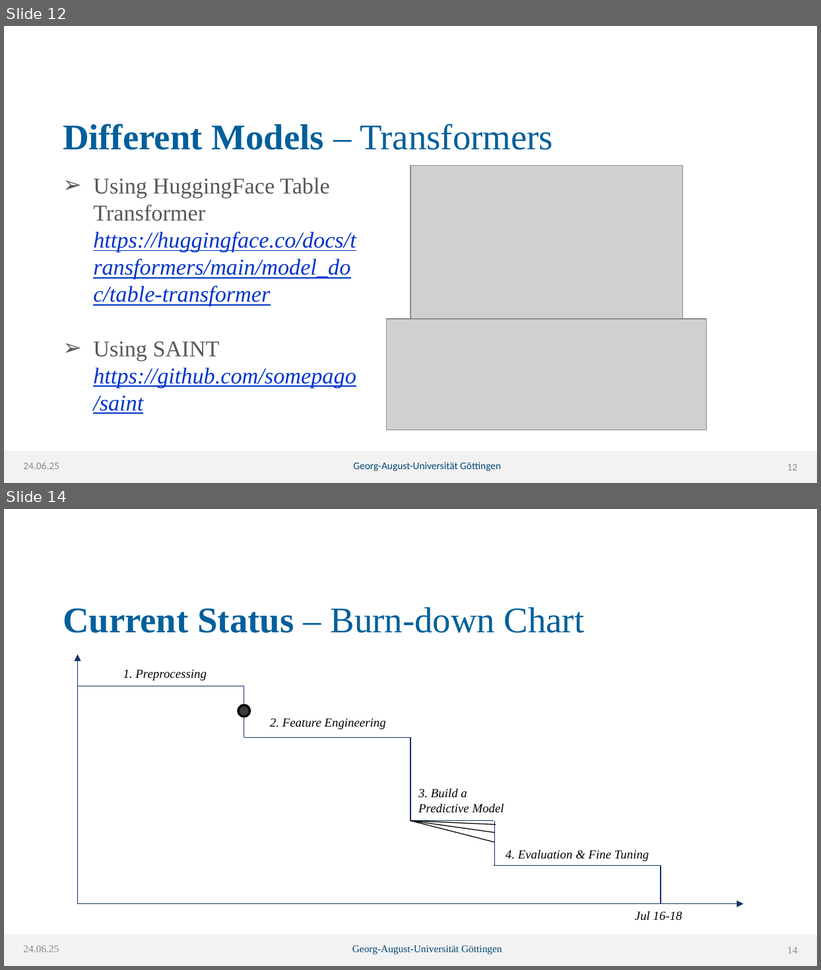
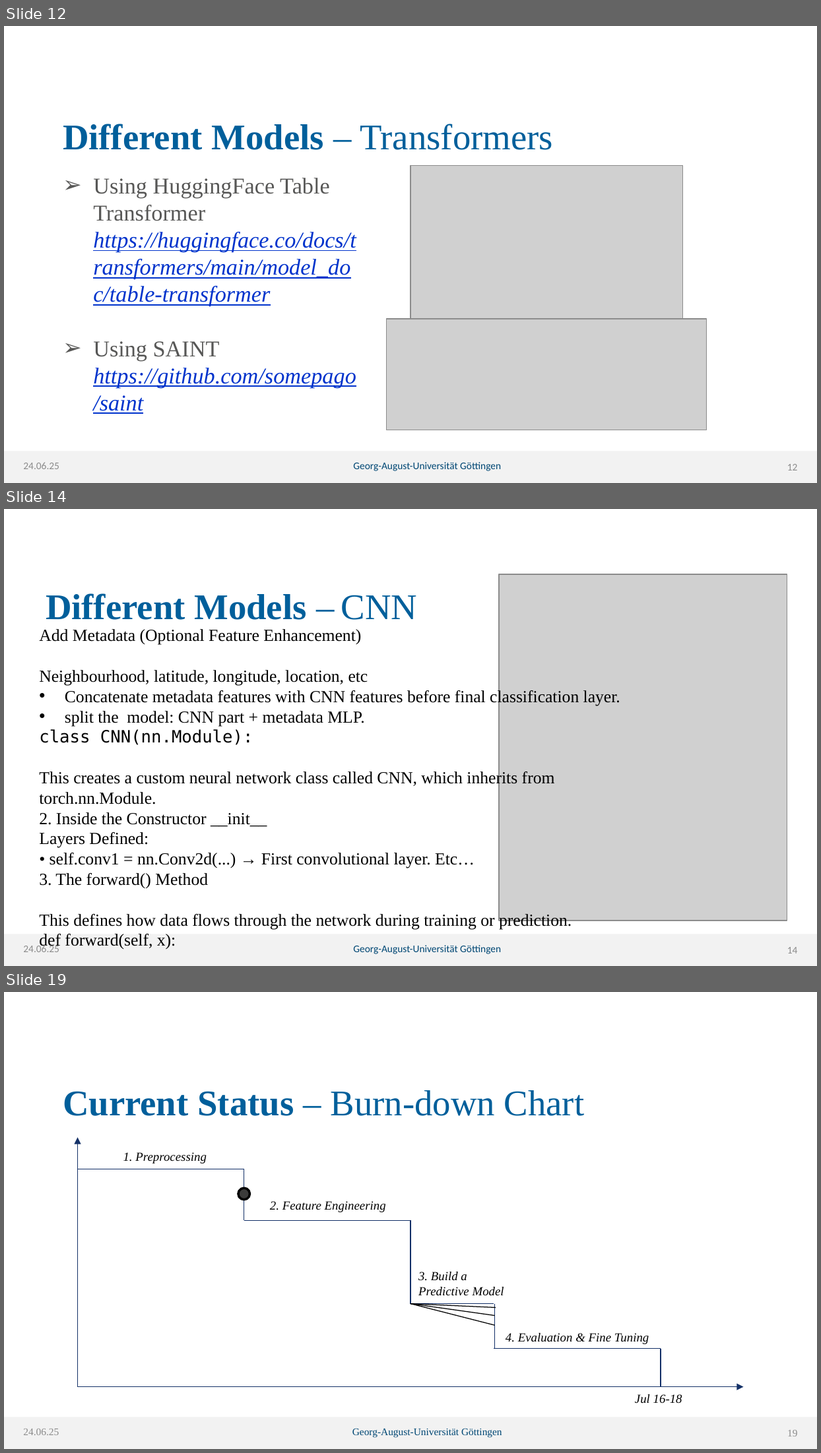
Before and after one commit to lhahner/price-predicition-project, a slide deck: docs/intermediate-pres.pptx. Shown one above the other, each under a label of ours: slides 12 and 14 before the commit, slides 12, 14 and 19 after it; the slides between them are not shown. The pictures are 821x970 and 821x1453 pixels, drawn with LibreOffice and Linux fonts; fonts in the diff are those of the drawing; grey boxes stand for pictures; background and template pictures are left out. Boxes give left, top, right and bottom in pixels: in the first picture for what was removed or moved away, otherwise in the second. Text is boxed around its words. In the diff, an @@ line names an element or a change of style, - is before the commit and + after.

```diff
--- a/docs/intermediate-pres.pptx
+++ b/docs/intermediate-pres.pptx
@@ slide 14 added at <box>4,509,817,966</box>, background picture (left out); not listed: 2 template elements that a slide beside it also shows @@
@@ picture added at <box>499,574,787,920</box> @@
@@ title added at <box>46,593,418,620</box>, 32 pt, text #005F9B, bold @@
+Different Models – CNN
@@ text added at <box>39,629,620,950</box>, 15 pt, text #000000 @@
+Add Metadata (Optional Feature Enhancement)
+Neighbourhood, latitude, longitude, location, etc
+• Concatenate metadata features with CNN features before final classification layer.
+• split the model: CNN part + metadata MLP.
+class CNN(nn.Module):
+This creates a custom neural network class called CNN, which inherits from torch.nn.Module.
+2. Inside the Constructor __init__
+Layers Defined:
+• self.conv1 = nn.Conv2d(...) → First convolutional layer. Etc…
+3. The forward() Method
+This defines how data flows through the network during training or prediction.
+def forward(self, x):
@@ text added at <box>23,944,59,953</box>, 9 pt, text #8C8C8C @@
+24.06.25
@@ text added at <box>353,945,501,955</box>, 9 pt, text #004774 @@
+Georg-August-Universität Göttingen
@@ page number added at <box>787,947,798,954</box>, 9 pt, text #8C8C8C @@
+14
@@ what was slide 14 is now slide 19 @@
@@ page number at <box>787,1430,797,1437</box>: text changed @@
-14
+19
```
Also in this commit, not shown: 2 slides changed, 5 other slides added, 1 other file.
